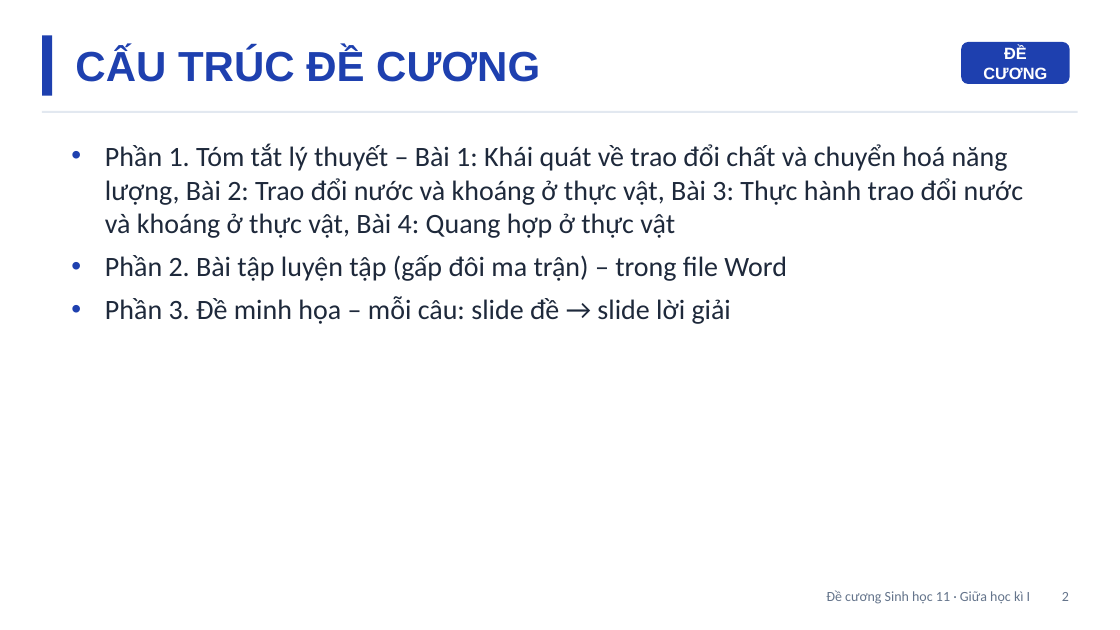
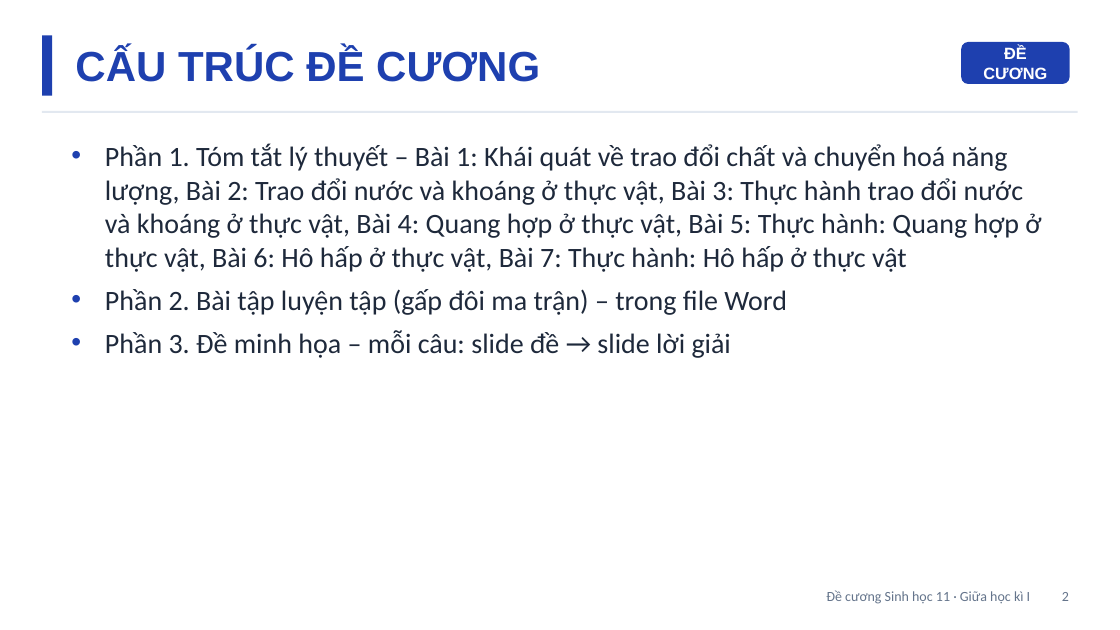
Before and after one commit to Trangtu66/Taode_thi_online, a slide deck: slide 2 of mon/sinh_hoc/de_cuong/lop11/DeCuong_SINH11_GK1.pptx. Drawn at 1120x630 pixels with LibreOffice and Linux fonts; fonts in the diff are those of the drawing. Boxes give left, top, right and bottom in pixels: in the first picture for what was removed or moved away, otherwise in the second. Text is boxed around its words. In the diff, an @@ line names an element or a change of style, - is before the commit and + after.

```diff
--- a/mon/sinh_hoc/de_cuong/lop11/DeCuong_SINH11_GK1.pptx
+++ b/mon/sinh_hoc/de_cuong/lop11/DeCuong_SINH11_GK1.pptx
@@ text at box(105, 143, 1041, 272): text changed @@
-• Phần 1. Tóm tắt lý thuyết – Bài 1: Khái quát về trao đổi chất và chuyển hoá năng lượng, Bài 2: Trao đổi nước và khoáng ở thực vật, Bài 3: Thực hành trao đổi nước và khoáng ở thực vật, Bài 4: Quang hợp ở thực vật
+• Phần 1. Tóm tắt lý thuyết – Bài 1: Khái quát về trao đổi chất và chuyển hoá năng lượng, Bài 2: Trao đổi nước và khoáng ở thực vật, Bài 3: Thực hành trao đổi nước và khoáng ở thực vật, Bài 4: Quang hợp ở thực vật, Bài 5: Thực hành: Quang hợp ở thực vật, Bài 6: Hô hấp ở thực vật, Bài 7: Thực hành: Hô hấp ở thực vật
```
Also in this commit, not shown: 44 other slides changed, 3 slides added, 34 other files.
